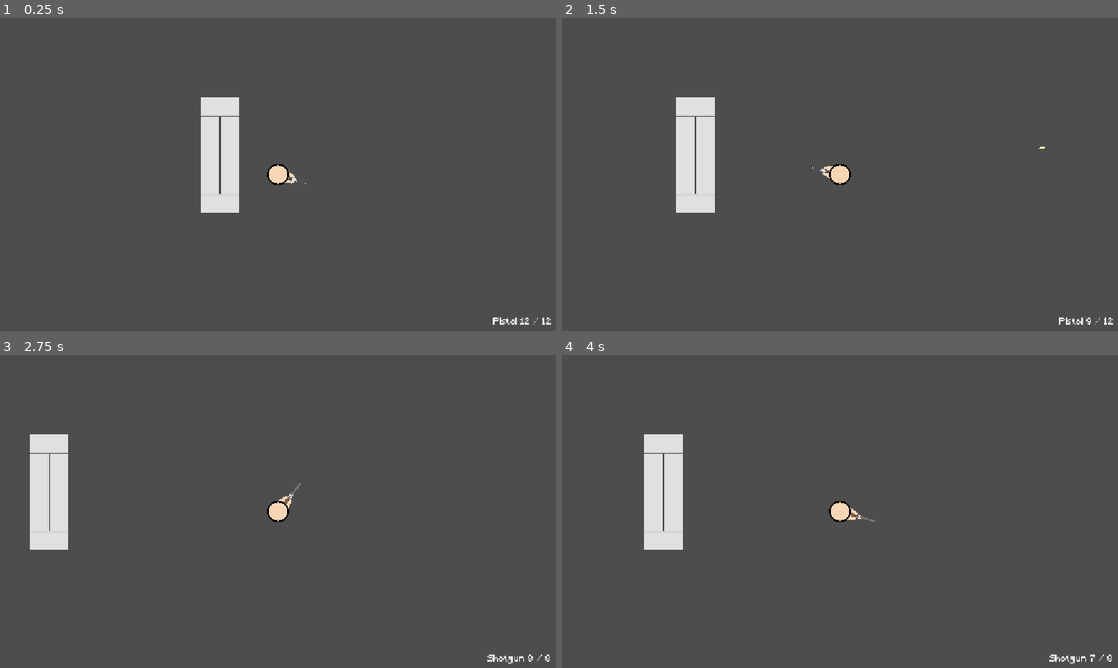
Above: before the commit, frames 1-4 (two rows, left to right).
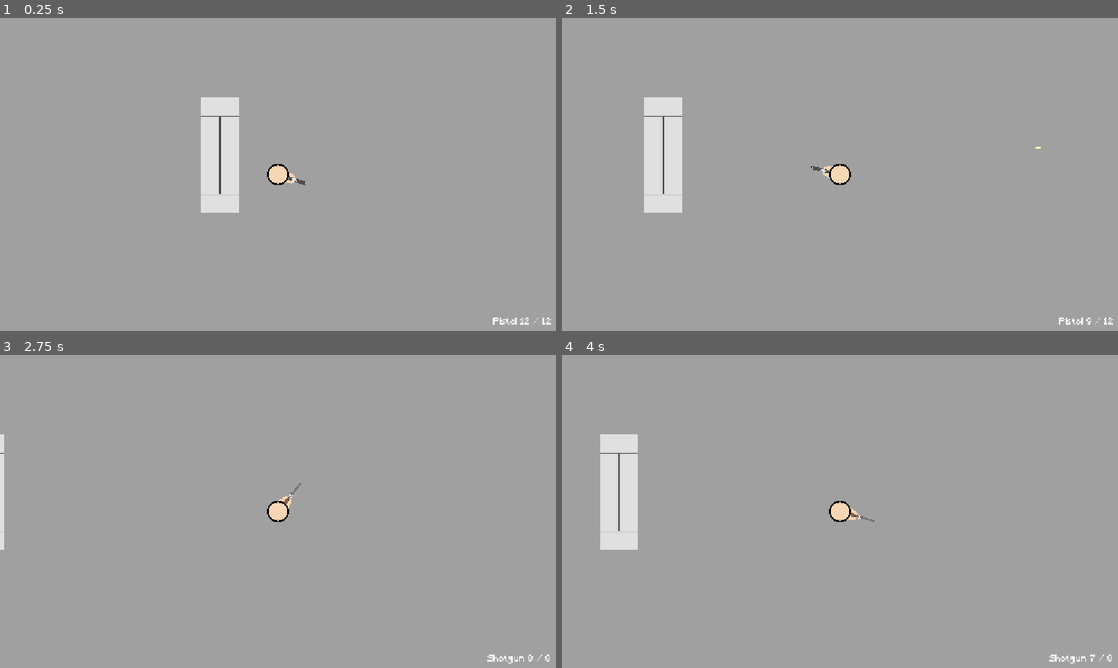
Above: after the commit, the same moments.

Repository: ArifD2286/Shamble-Chamber
Game: Godot game, scene res://game.tscn
The game is run twice, just before and just after one commit, with the same random seed, the same clock (stepped at 60 frames per second) and the same inputs.
Inputs (mouse positions are in pixels of both pictures, inside the frame that each line leads up to):
- Up to frame 1 (0.25 s): no input
- Up to frame 2 (1.5 s): tap Enter at 0.5 s; move the mouse to (962, 158) at 0.52 s; press the mouse at (962, 158) at 0.53 s; hold D (right) 0.53-1.25 s; tap Space at 0.77 s; release the mouse at (962, 158) at 1.25 s; drag from (728, 190) to (1051, 143) at 1.27 s
- Up to frame 3 (2.75 s): tap Space at 2 s; move the mouse to (333, 442) at 2.02 s; hold D (right) from 2.03 s (still down); tap 2 (slot_2) at 2.1 s
- Up to frame 4 (4 s): release D (right) at 2.75 s; drag from (812, 574) to (673, 464) at 2.77 s; tap Enter at 3.5 s; move the mouse to (1006, 558) at 3.52 s; hold A (left) from 3.53 s (still down); tap Alt at 3.6 s; tap Space at 3.77 s

The runs differ from the first frame. In frame 1, 97% of the frame differs, in the area x 0-100%, y 0-100%; in frame 2, 99%; in frame 3, 100%; in frame 4, 100%.

Commit message:
Update 3.3
Changes:
- Added progress on zombie's mechanics:
  - Working on the route/tracking mechanic to the player

Diff:
--- a/shamble-chamber/bullet.gd
+++ b/shamble-chamber/bullet.gd
@@ -16,3 +16,11 @@
 
 func _physics_process(delta: float) -> void:
 	position += direction * speed * delta
+
+
+func _on_body_entered(body: Node2D) -> void:
+	# The line below makes an exception for the player's Col.shape2d so that the bullet never despawns incase
+	# it touches the player's Col.shape2d (prob impossible but hey be prepared lol)
+	if body.is_in_group("player"):
+		return
+	queue_free()
--- a/shamble-chamber/game.tscn
+++ b/shamble-chamber/game.tscn
@@ -2,7 +2,7 @@
 
 [ext_resource type="Script" uid="uid://wo1viy2harpi" path="res://player.gd" id="1_80nbo"]
 [ext_resource type="Texture2D" uid="uid://molxo8qeqp4j" path="res://assets/Shelf.png" id="1_iotsf"]
-[ext_resource type="Script" uid="uid://ca1xw4yy6fxq7" path="res://head.gd" id="2_e2o6t"]
+[ext_resource type="Script" uid="uid://ca1xw4yy6fxq7" path="res://player_head.gd" id="2_e2o6t"]
 [ext_resource type="PackedScene" uid="uid://dqx03iq5wi5sc" path="res://bullet.tscn" id="2_fc0e3"]
 [ext_resource type="Resource" uid="uid://bc3nln1b0pa0v" path="res://pistol.tres" id="3_7jktm"]
 [ext_resource type="Script" uid="uid://dukio7lxeheam" path="res://gun_data.gd" id="4_hve3p"]
@@ -12,17 +12,6 @@
 [ext_resource type="Texture2D" uid="uid://dv25chih8nwn6" path="res://assets/pistol_texture.png" id="6_mfdv2"]
 [ext_resource type="AudioStream" uid="uid://bgsk15vqqywxr" path="res://assets/empty_shot_sfx.mp3" id="7_eow3j"]
 [ext_resource type="AudioStream" uid="uid://bfpjcdkxfb53j" path="res://assets/gun_reload_sfx.mp3" id="7_j5wjh"]
-
-[sub_resource type="TileSetAtlasSource" id="TileSetAtlasSource_iotsf"]
-texture = ExtResource("1_iotsf")
-texture_region_size = Vector2i(32, 32)
-0:0/0 = 0
-0:0/0/physics_layer_0/polygon_0/points = PackedVector2Array(-16, -16, 16, -16, 16, 16, -16, 16)
-
-[sub_resource type="TileSet" id="TileSet_n3vx6"]
-tile_size = Vector2i(32, 32)
-physics_layer_0/collision_layer = 1
-sources/3 = SubResource("TileSetAtlasSource_iotsf")
 
 [sub_resource type="CircleShape2D" id="CircleShape2D_e2o6t"]
 radius = 15.0
@@ -38,20 +27,29 @@
 fill_from = Vector2(0.5, 0.5)
 fill_to = Vector2(0.5, 0)
 
+[sub_resource type="NavigationPolygon" id="NavigationPolygon_s33ni"]
+parsed_geometry_type = 1
+agent_radius = 16.0
+
+[sub_resource type="TileSetAtlasSource" id="TileSetAtlasSource_iotsf"]
+texture = ExtResource("1_iotsf")
+texture_region_size = Vector2i(32, 32)
+0:0/0 = 0
+0:0/0/physics_layer_0/polygon_0/points = PackedVector2Array(-16, -16, 16, -16, 16, 16, -16, 16)
+
+[sub_resource type="TileSet" id="TileSet_n3vx6"]
+tile_size = Vector2i(32, 32)
+physics_layer_0/collision_layer = 1
+sources/3 = SubResource("TileSetAtlasSource_iotsf")
+
 [node name="Node2D" type="Node2D" unique_id=773225363]
 
 [node name="ColorRect" type="ColorRect" parent="." unique_id=1516551246]
-visible = false
 offset_left = -853.0
 offset_top = -793.0
 offset_right = 853.0
 offset_bottom = 793.0
 color = Color(0.627451, 0.627451, 0.627451, 1)
-
-[node name="TileMapLayer" type="TileMapLayer" parent="." unique_id=989831220]
-texture_filter = 1
-tile_map_data = PackedByteArray("AAD9//3/AwAAAAAAAAD9//7/AwAAAAAAAAD9////AwAAAAAAAAD8//3/AwAAAAAAADD8//7/AwAAAAAAADD8////AwAAAAAAADD8/wAAAwAAAAAAADD9/wAAAwAAAAAAAAD8/wEAAwAAAAAAAFD9/wEAAwAAAAAAAFD8//z/AwAAAAAAAGD9//z/AwAAAAAAAGA=")
-tile_set = SubResource("TileSet_n3vx6")
 
 [node name="CharacterBody2D" type="CharacterBody2D" parent="." unique_id=302081087]
 script = ExtResource("1_80nbo")
@@ -134,3 +132,11 @@
 [node name="CanvasModulate" type="CanvasModulate" parent="." unique_id=804181961]
 visible = false
 color = Color(0.16470589, 0.16470589, 0.14509805, 1)
+
+[node name="NavigationRegion2D" type="NavigationRegion2D" parent="." unique_id=730798653]
+navigation_polygon = SubResource("NavigationPolygon_s33ni")
+
+[node name="TileMapLayer" type="TileMapLayer" parent="NavigationRegion2D" unique_id=989831220]
+texture_filter = 1
+tile_map_data = PackedByteArray("AAD9//3/AwAAAAAAAAD9//7/AwAAAAAAAAD9////AwAAAAAAAAD8//3/AwAAAAAAADD8//7/AwAAAAAAADD8////AwAAAAAAADD8/wAAAwAAAAAAADD9/wAAAwAAAAAAAAD8/wEAAwAAAAAAAFD9/wEAAwAAAAAAAFD8//z/AwAAAAAAAGD9//z/AwAAAAAAAGA=")
+tile_set = SubResource("TileSet_n3vx6")
--- a/shamble-chamber/player.gd
+++ b/shamble-chamber/player.gd
@@ -10,7 +10,7 @@
 @onready var live_ammo = $"../CanvasLayer/Label"
 @onready var gun_sprite: Sprite2D = $GunSprite
 @export var bullet_scene: PackedScene
-@export var speed: float = 200.0
+@export var speed: float = 275.0
 @export var slot_guns: Array[GunData] = [null, null, null]
 var shoot_perm := true
 var ammo: int
@@ -24,6 +24,7 @@
 	for i in slot_guns.size():
 		if slot_guns[i] != null:
 			slot_ammo[i] = slot_guns[i].mag_size
+	add_to_group("player")
 	equip(0)
 
 
--- /dev/null
+++ b/shamble-chamber/zombie.gd
@@ -0,0 +1,22 @@
+extends CharacterBody2D
+
+# Notes/revision:
+
+
+@export var speed: float = 100.0
+@onready var nav: NavigationAgent2D = $NavigationAgent2D
+var player: Node2D
+
+func _ready() -> void:
+	player = get_tree().get_first_node_in_group("player")
+
+
+func _physics_process(delta: float) -> void:
+	nav.target_position = player.global_position
+	# [ get_next_path_position() ] returns the next corner on the route,
+	# it is then used in the zombie's velocity for the direction when walking
+	# and act as the route to the player.
+	var next_point := nav.get_next_path_position()
+	velocity = global_position.direction_to(next_point) * speed
+	look_at(next_point)
+	move_and_slide()
--- /dev/null
+++ b/shamble-chamber/zombie.tscn
@@ -0,0 +1,32 @@
+[gd_scene format=3 uid="uid://cgovvkfjkhlmw"]
+
+[ext_resource type="Script" uid="uid://ctay15khmsy1m" path="res://zombie.gd" id="1_roy8y"]
+[ext_resource type="Script" uid="uid://d3hnpeil3v03p" path="res://zombie_head.gd" id="1_uiaus"]
+
+[sub_resource type="CircleShape2D" id="CircleShape2D_s33ni"]
+radius = 15.0
+
+[node name="CharacterBody2D" type="CharacterBody2D" unique_id=790460202]
+script = ExtResource("1_roy8y")
+
+[node name="CollisionShape2D" type="CollisionShape2D" parent="." unique_id=2071181686]
+shape = SubResource("CircleShape2D_s33ni")
+
+[node name="Line2D" type="Line2D" parent="." unique_id=52830870]
+points = PackedVector2Array(4, -10, 26, -8)
+width = 6.0
+default_color = Color(0.3647059, 0.44313726, 0.32156864, 1)
+begin_cap_mode = 2
+end_cap_mode = 2
+
+[node name="Line2D2" type="Line2D" parent="." unique_id=394423243]
+points = PackedVector2Array(4, 10, 26, 8)
+width = 6.0
+default_color = Color(0.3647059, 0.44313726, 0.32156864, 1)
+begin_cap_mode = 2
+end_cap_mode = 2
+
+[node name="Node2D" type="Node2D" parent="." unique_id=1791826609]
+script = ExtResource("1_uiaus")
+
+[node name="NavigationAgent2D" type="NavigationAgent2D" parent="." unique_id=947152540]
--- /dev/null
+++ b/shamble-chamber/zombie_head.gd
@@ -0,0 +1,12 @@
+extends Node2D
+
+# Notes/revision:
+
+
+func _ready() -> void:
+	add_to_group("zombie")
+
+
+func _draw() -> void:
+	draw_circle(Vector2.ZERO, 18.0, Color("000000"))
+	draw_circle(Vector2.ZERO, 15.0, Color("5D7152"))
Renamed: shamble-chamber/head.gd -> shamble-chamber/player_head.gd
Renamed: shamble-chamber/head.gd.uid -> shamble-chamber/player_head.gd.uid
Not shown, added: shamble-chamber/zombie.gd.uid
Not shown, added: shamble-chamber/zombie_head.gd.uid
